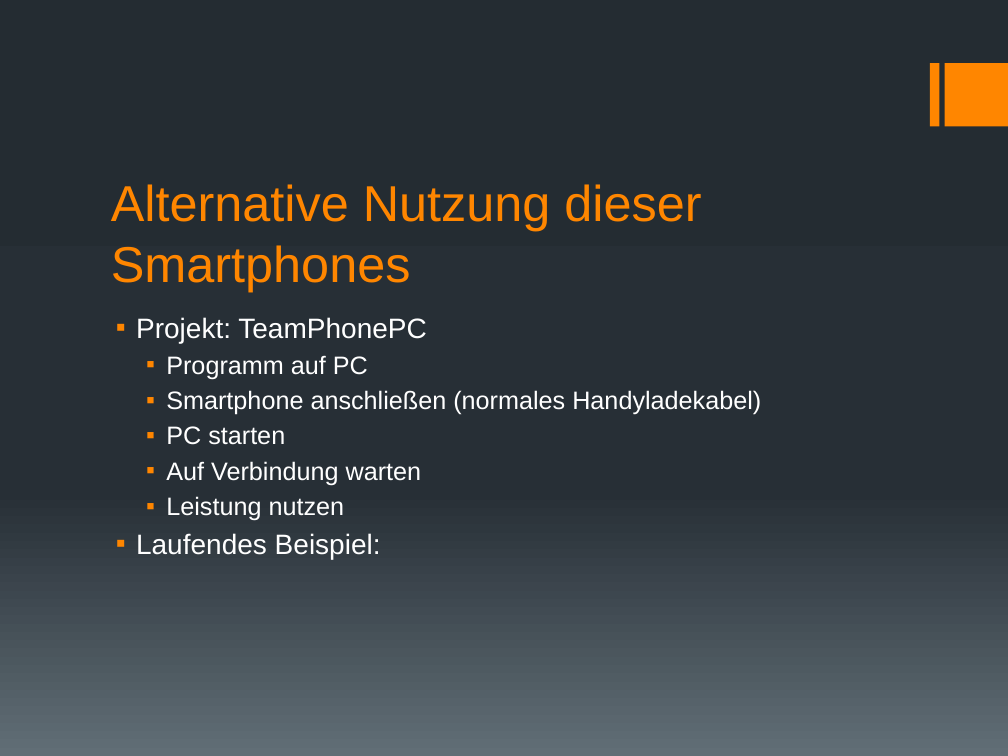
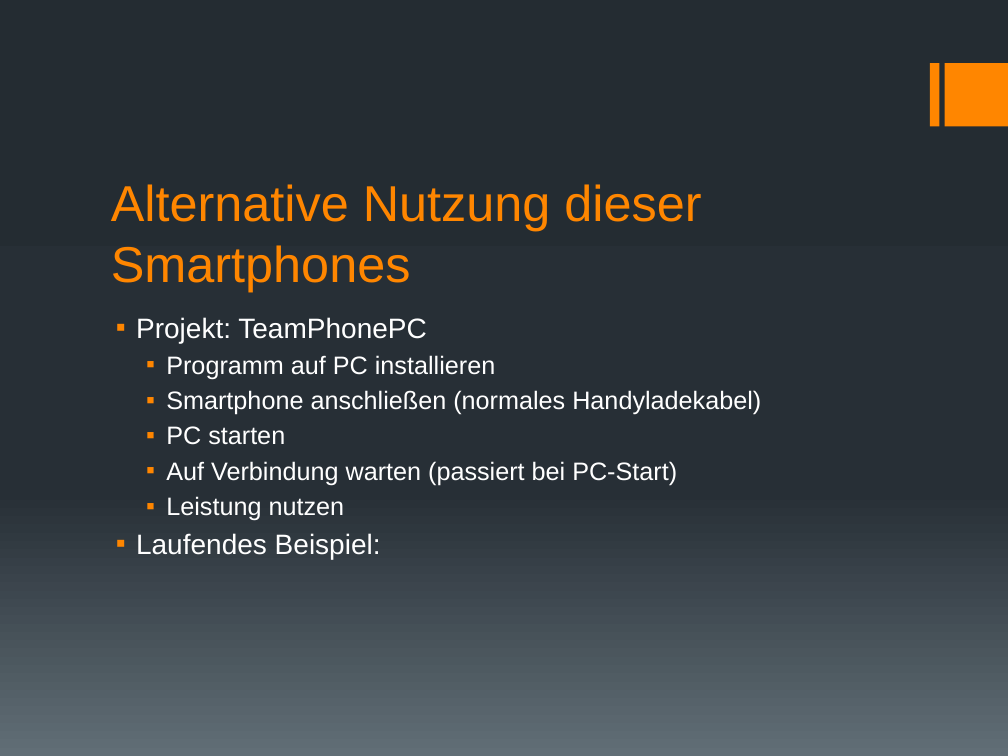
Before and after one commit to GymWenFLL/tpp_presentation, a slide deck: slide 15 of Gesamtpräsentation.pptx. Drawn at 1008x756 pixels with LibreOffice and Linux fonts; fonts in the diff are those of the drawing. Boxes give left, top, right and bottom in pixels: in the first picture for what was removed or moved away, otherwise in the second. Text is boxed around its words. In the diff, an @@ line names an element or a change of style, - is before the commit and + after.

Commit message:
modify presentation

```diff
--- a/Gesamtpräsentation.pptx
+++ b/Gesamtpräsentation.pptx
@@ text at [166,355,495,379]: text changed @@
-  ▪ Programm auf PC
+  ▪ Programm auf PC installieren
@@ text at [166,461,677,485]: text changed @@
-  ▪ Auf Verbindung warten
+  ▪ Auf Verbindung warten (passiert bei PC-Start)
```
Also in this commit, not shown: 3 other slides changed.
